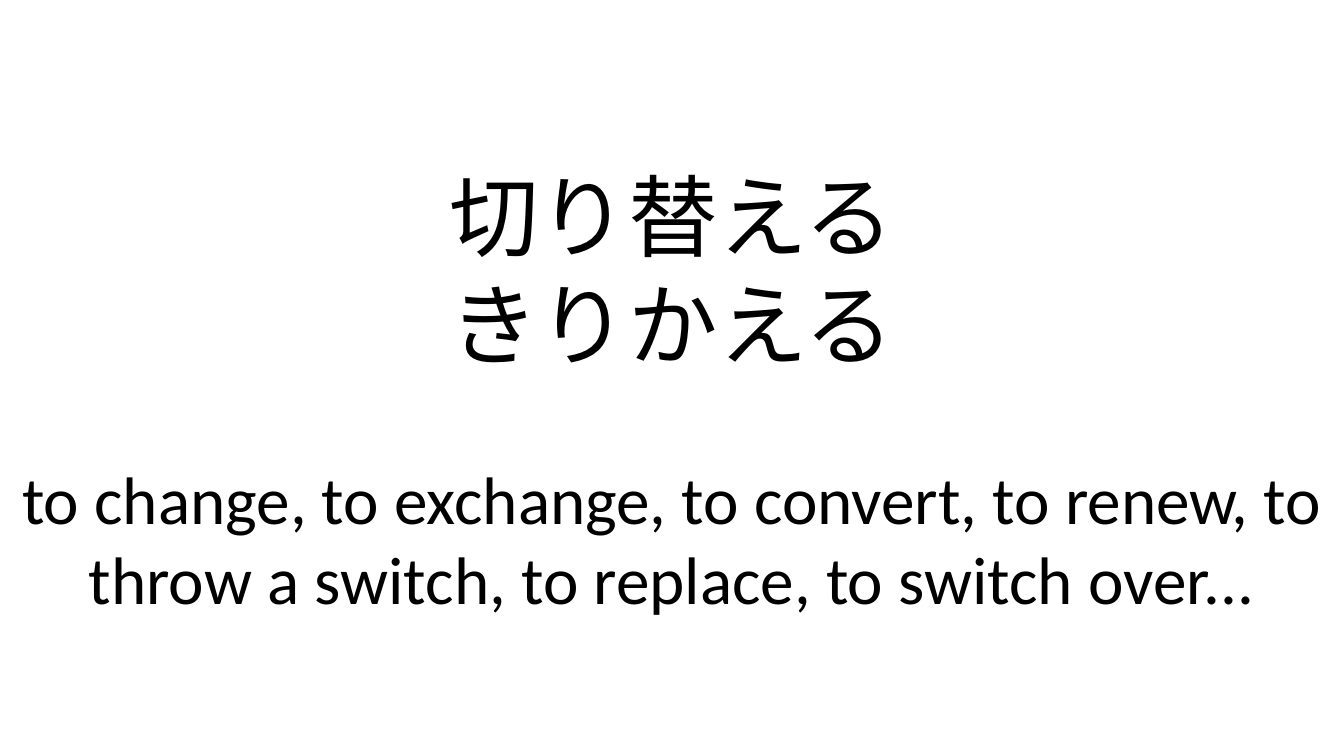
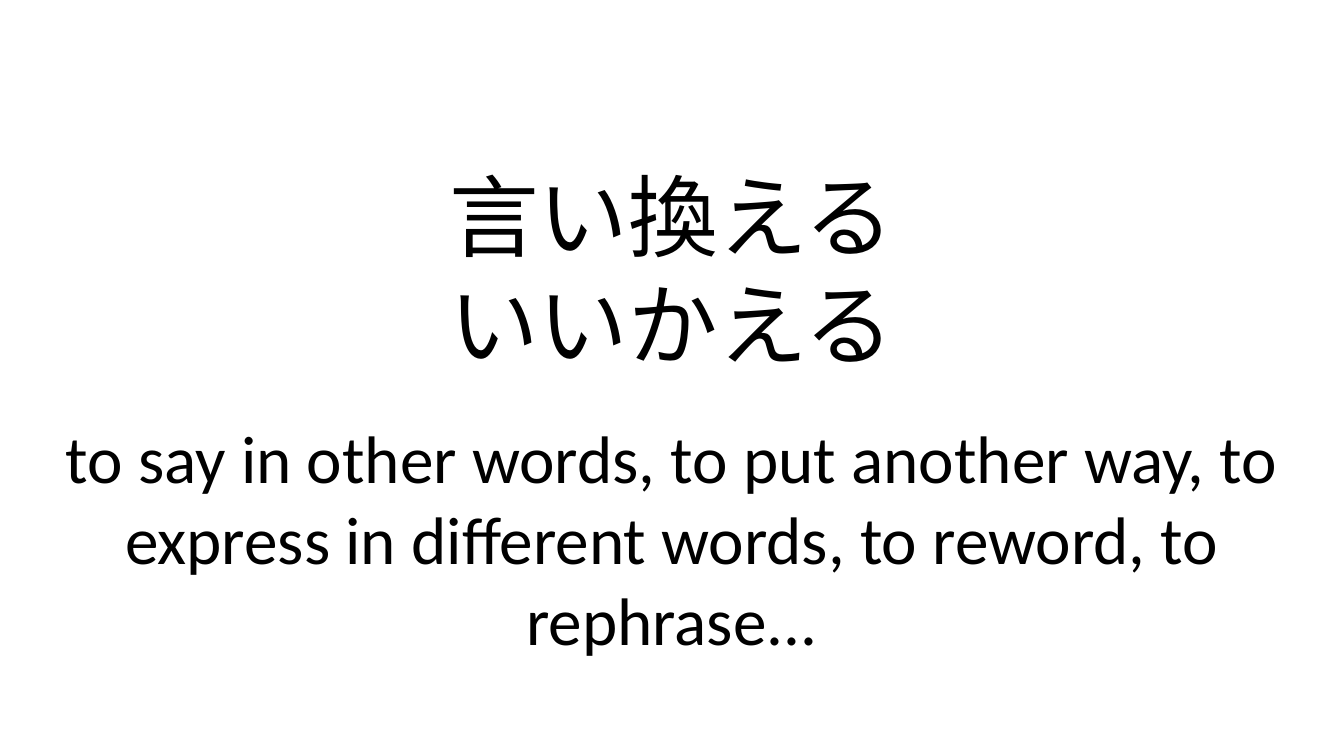
Before and after one commit to ariqRam/ankislide, a slide deck: slide 6 of 10|2-6/2023-10-4/goi-new.pptx (slide 4 before the commit). Drawn at 1344x756 pixels with LibreOffice and Linux fonts; fonts in the diff are those of the drawing. Boxes give left, top, right and bottom in pixels: in the first picture for what was removed or moved away, otherwise in the second. Text is boxed around its words. In the diff, an @@ line names an element or a change of style, - is before the commit and + after.

```diff
--- a/10|2-6/2023-10-4/goi-new.pptx
+++ b/10|2-6/2023-10-4/goi-new.pptx
@@ text at <box>449,174,894,362</box>: text changed @@
-切り替える
-きりかえる
+言い換える
+いいかえる
@@ text at <box>66,436,1277,656</box>: text changed @@
-to change, to exchange, to convert, to renew, to throw a switch, to replace, to switch over...
+to say in other words, to put another way, to express in different words, to reword, to rephrase...
```
Also in this commit, not shown: 14 slides added, 14 slides removed, 26 other files.
